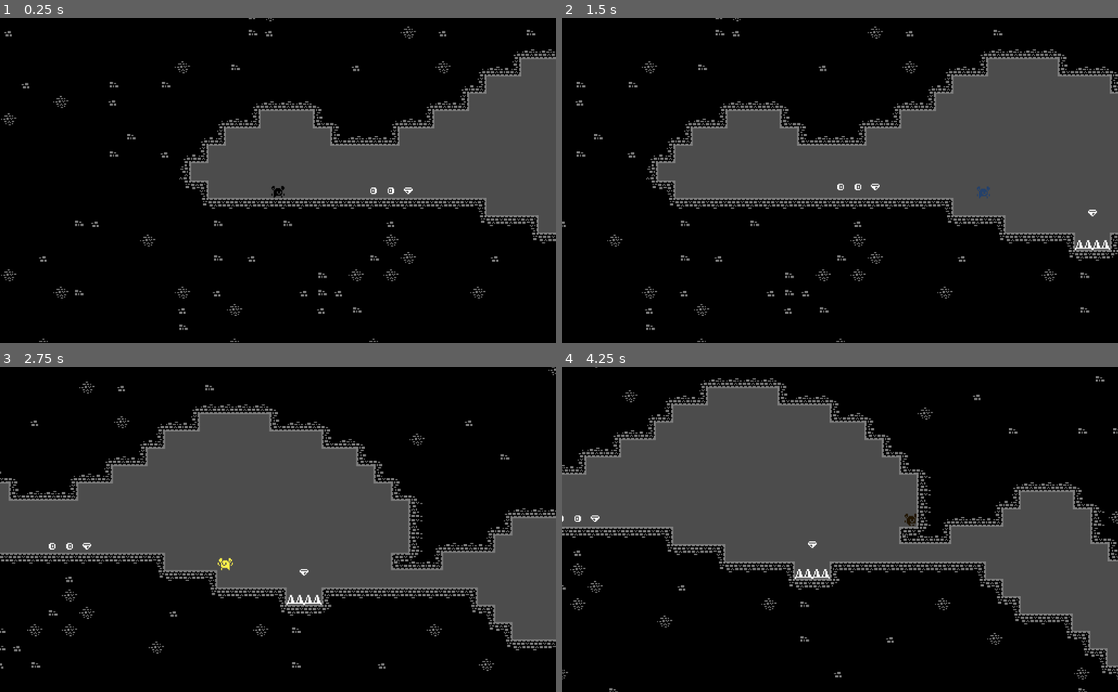
Above: before the commit, frames 1-4 (two rows, left to right).
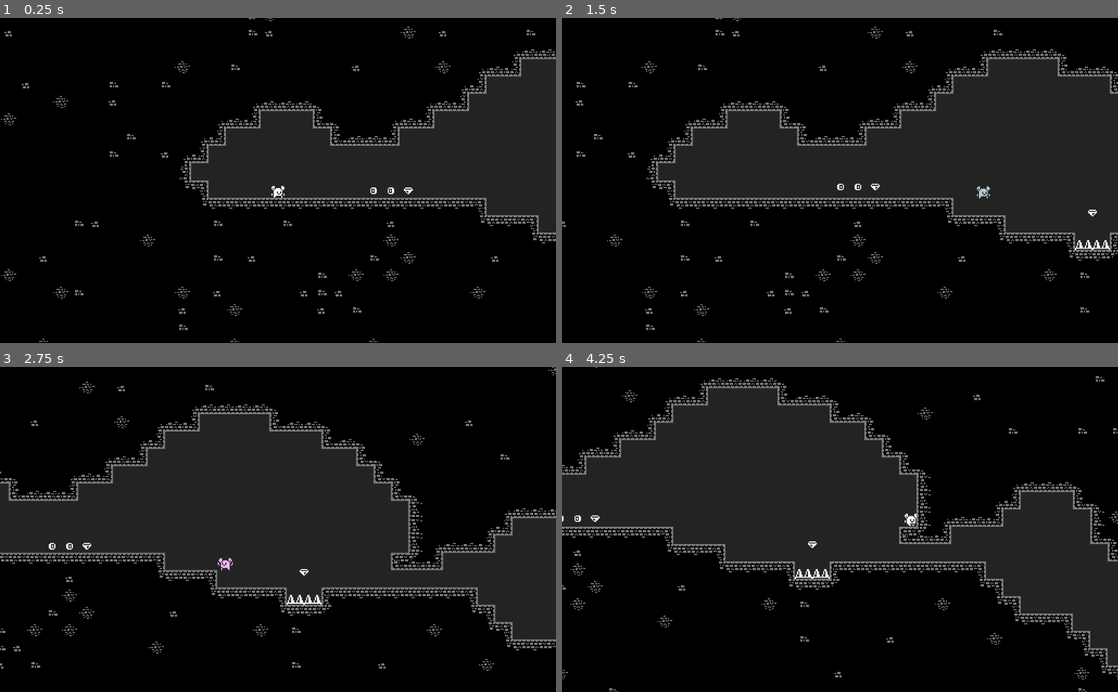
Above: after the commit, the same moments.

Repository: jlzeng-i-got-locked-out-of-rokky258/ColorBlind
Game: Godot game, scene res://assets/Scenes/World.tscn
Two runs of this game, one before a commit and one after it. Both use one fixed random seed, a clock stepped at 60 frames per second and the inputs below.
Inputs:
- Up to frame 1 (0.25 s): no input
- Up to frame 2 (1.5 s): hold Space (move_jump) 0.53-1.28 s; hold D (move_right) from 0.53 s (still down); tap Shift (move_dash) at 1.35 s
- Up to frame 3 (2.75 s): tap Space (move_jump) at 1.52, 1.55, 1.82 s; release D (move_right) at 2.03 s; hold A (move_left) from 2.03 s (still down); hold Space (move_jump) from 2.03 s (still down)
- Up to frame 4 (4.25 s): release A (move_left) at 2.78 s; release Space (move_jump) at 2.78 s; hold D (move_right) from 2.78 s (still down); tap Shift (move_dash) at 2.85 s; tap Space (move_jump) at 3.02, 3.05, 3.32 s; hold Space (move_jump) from 3.53 s (still down)

The runs differ from the first frame. In frame 1, 17% of the frame differs, in the area x 34-100%, y 12-67%; in frame 2, 26%; in frame 3, 31%; in frame 4, 33%, in the area x 0-100%, y 6-92%.

Commit message:
Did lighter colors on player

Diff:
--- a/assets/Scripts/Player.gd
+++ b/assets/Scripts/Player.gd
@@ -27,7 +27,7 @@
 
 func _ready():
 	Global.player = self
-	$Sprite.modulate = Color(0.0, 0.0, 0.0, 1.0)
+	$Sprite.modulate = Color(1, 1, 1)
 	startColor = $Sprite.modulate
 
 
@@ -68,7 +68,7 @@
 		velocity.y = 0.0
 		fallTimer = 0.0
 		falling = false
-		desiredColor.g = 0.0
+		desiredColor = Color(1, 1, 1)
 	else:
 		# Don't start "falling" until a short period after leaving the ground
 		# This means we won't eat the jump until they have fallen a certain duration
@@ -80,11 +80,11 @@
 				velocity.y += gravity * 0.25 * delta
 				if falling:
 					$Sprite.frame = 4
-					desiredColor.g = 1.0
+					desiredColor = Color(1, 0.714844, 0.868561)
 			else: # Normal fall
 				velocity.y += gravity * delta
 				if falling:
-					desiredColor.g = 0.0
+					desiredColor = Color(0.935638, 0.777344, 1)
 					$Sprite.frame = 3
 			if !falling:
 				fallTimer -= delta
@@ -106,7 +106,7 @@
 		dashTimer -= delta
 		velocity.x = dashSpeed * dashDirection
 		velocity.y = 0.0
-		desiredColor.b = 1.0
+		desiredColor = Color(0.025009, 0.582031, 0.5037);
 		if dashTimer <= 0.0:
 			dashCooldownTimer = DASH_COOLDOWN
 			dashing = false
@@ -114,7 +114,7 @@
 		dashCooldownTimer -= delta
 		desiredColor.b = lerp(1.0, startColor.b, (DASH_COOLDOWN - dashCooldownTimer) / DASH_COOLDOWN)
 
-	desiredColor.r = 1.0 - (float(jumps) / maxJumps)
+#	desiredColor.r = 1.0 - (float(jumps) / maxJumps)
 	$Sprite.modulate = lerp($Sprite.modulate, desiredColor, 4.0 * delta)
 
 	velocity.x *= 0.85
--- a/project.godot
+++ b/project.godot
@@ -64,4 +64,5 @@
 [rendering]
 
 quality/2d/use_pixel_snap=true
+environment/default_clear_color=Color( 0.140625, 0.138977, 0.138977, 1 )
 environment/default_environment="res://default_env.tres"
